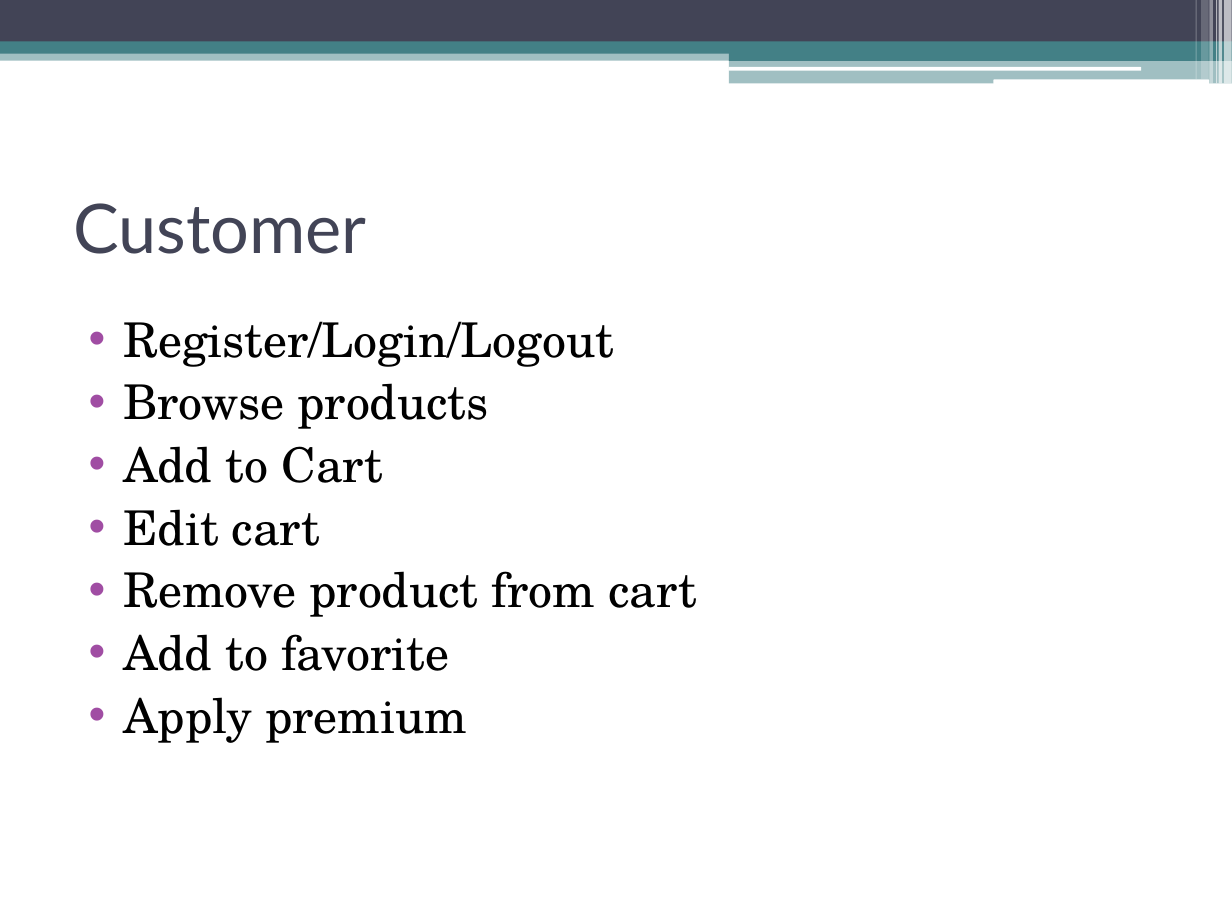
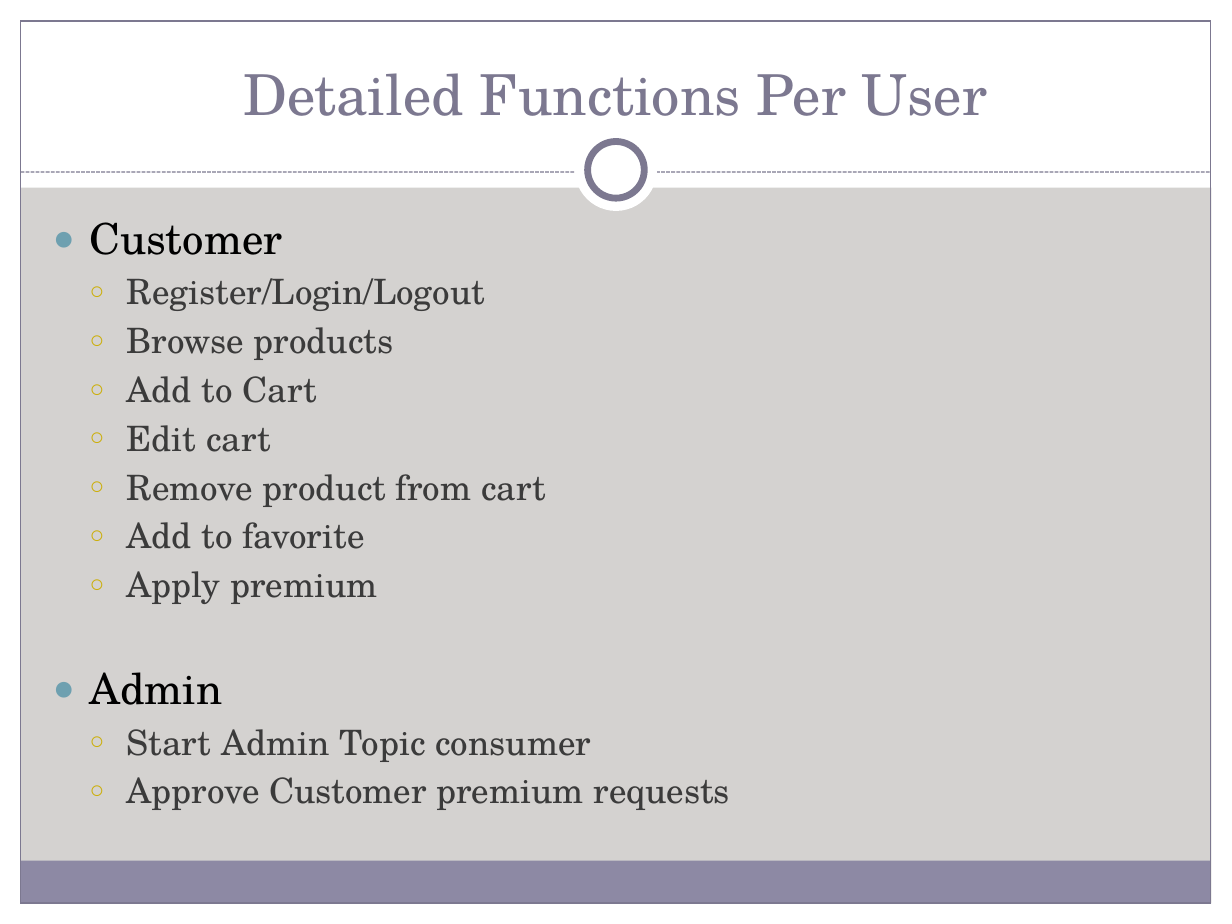
Before and after one commit to MNLBC/Group2Projects, a slide deck: slide 11 of 7. Group Project/W6D5_Project/PPT/Watch Me Whip.pptx (slide 7 before the commit). Drawn at 1232x924 pixels with LibreOffice and Linux fonts; fonts in the diff are those of the drawing. Boxes give left, top, right and bottom in pixels: in the first picture for what was removed or moved away, otherwise in the second. Text is boxed around its words. In the diff, an @@ line names an element or a change of style, - is before the commit and + after.

```diff
--- a/7. Group Project/W6D5_Project/PPT/Watch Me Whip.pptx
+++ b/7. Group Project/W6D5_Project/PPT/Watch Me Whip.pptx
@@ background #FFFFFF to #D4D2D0 @@
@@ rectangle: place and size @@
-rectangle at (0, 49, 1232, 60)
+rectangle at (0, 0, 1232, 187)
@@ rectangle at (0, 0, 1232, 187): fill #438086 at 50% opacity to #FFFFFF @@
@@ rectangle removed at (0, 0, 1232, 42) @@
@@ rectangle added at (0, 0, 21, 924), fill #FFFFFF @@
@@ rectangle added at (21, 21, 1211, 903), outline #7C7991 0.75 pt @@
@@ rectangle removed at (1195, 0, 1196, 79) @@
@@ rectangle removed at (1201, 0, 1209, 79) @@
@@ rectangle removed at (1210, 0, 1214, 84) @@
@@ rectangle added at (1211, 0, 1232, 924), fill #FFFFFF @@
@@ rectangle removed at (1216, 0, 1217, 84) @@
@@ rectangle removed at (1218, 0, 1222, 84) @@
@@ rectangle removed at (1225, 0, 1232, 84) @@
@@ rectangle removed at (0, 42, 1232, 54) @@
@@ title "Detailed Functions Per User" at (243, 73, 987, 116): vertical alignment middle to bottom @@
@@ rectangle removed at (729, 48, 1232, 60) @@
@@ rectangle removed at (729, 59, 1232, 84) @@
@@ title at (243, 73, 987, 116): text changed; size 40 to 33 pt; font Lato to TeX Gyre Schola; text colour #424456 to #7C7991 @@
-Customer
+Detailed Functions Per User
@@ rounded rectangle removed at (728, 67, 1141, 70) @@
@@ rounded rectangle removed at (993, 79, 1209, 84) @@
@@ ellipse added at (575, 129, 658, 212), fill #FFFFFF @@
@@ ellipse added at (588, 142, 644, 198), fill #FFFFFF, outline #7C7991 4 pt @@
@@ line added from (21, 172) to (1211, 172), #7C7991 0.75 pt dashed @@
@@ text "Customer": place and size @@
-text "Customer" at (123, 321, 698, 743)
+text "Customer" at (90, 222, 730, 810)
@@ text at (90, 222, 283, 255): paragraph added @@
+● Customer
@@ text at (127, 278, 546, 604): size 28 to 20.4 pt, text colour #000000 to #3B3B3B in "Register/Login/Logout", "Browse products", "Add to Cart", "Edit cart" and 3 more places; bullet • to ○; list level 1 to 2 in "Register/Login/Logout"; bullet colour #A04DA3 to #CCAF0A; list level 1 to 2 in "Browse products"; list level 1 to 2 in "Add to Cart"; list level 1 to 2 in "Edit cart"; list level 1 to 2 in "Remove product from cart"; list level 1 to 2 in "Add to favorite"; list level 1 to 2 in "Apply premium" @@
@@ text at (90, 672, 730, 810): paragraphs added @@
+● Admin
+  ○ Start Admin Topic consumer
+  ○ Approve Customer premium requests
@@ rectangle added at (20, 861, 1210, 903), fill #8D89A4 @@
@@ rectangle added at (0, 903, 1232, 924), fill #FFFFFF @@
```
Also in this commit, not shown: 6 other slides changed, 5 slides added, 2 slides removed.
